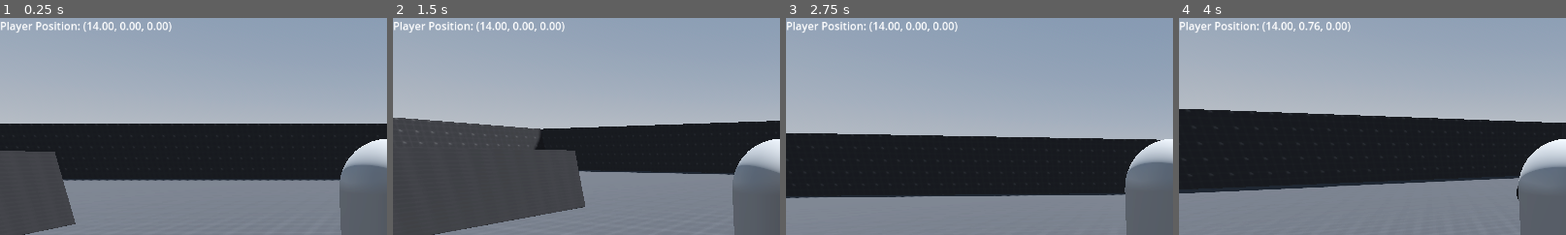
Above: before the commit, frames 1-4 (left to right).
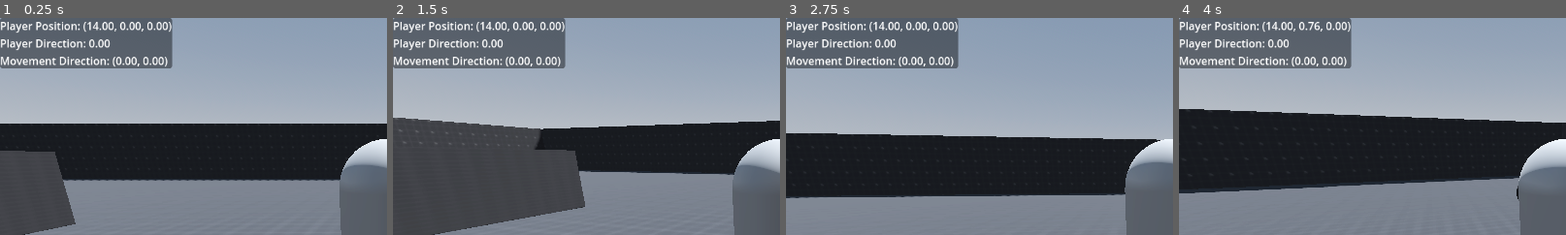
Above: after the commit, the same moments.

Repository: Zokerus/3D-ARPG
Game: Godot game, scene res://main.tscn
Two runs of this game, one before a commit and one after it. Both use one fixed random seed, a clock stepped at 60 frames per second and the inputs below.
Inputs (mouse positions are % of the whole screen's width and height, from its top left):
- Up to frame 1 (0.25 s): no input
- Up to frame 2 (1.5 s): tap Enter (ui_accept) at 0.5, 0.77 s; move the mouse to (55, 50) at 0.52 s; hold Up (ui_up) from 0.53 s (still down); move the mouse to (45, 50) at 1.27 s
- Up to frame 3 (2.75 s): keep holding Up (ui_up); tap Enter (ui_accept) at 1.52 s; move the mouse to (52, 48) at 2.02 s
- Up to frame 4 (4 s): keep holding Up (ui_up); tap Enter (ui_accept) at 2.75, 3.02, 3.77 s; move the mouse to (49, 52) at 2.77 s; move the mouse to (57, 51) at 3.52 s
The pictures show only the part of the screen within x 0-50%, y 0-50%; the shares and areas given below are measured in that part.

The runs differ from the first frame. In frame 1, 9.7% of the frame differs, in the area x 0-45%, y 0-24%; in frame 2, 9.7%; in frame 3, 9.7%; in frame 4, 9.7%.

Commit message:
fixed bug with player rotation ascillation

Diff:
--- a/Character/Player/player.gd
+++ b/Character/Player/player.gd
@@ -18,10 +18,6 @@
 	if Input.is_action_just_pressed("ui_accept") and is_on_floor():
 		velocity.y = JUMP_VELOCITY
 
-	# Get the input direction and handle the movement/deceleration.
-	# As good practice, you should replace UI actions with custom gameplay actions.
-	#var input_dir := Input.get_vector("ui_left", "ui_right", "ui_up", "ui_down")
-	#var direction := (transform.basis * Vector3(input_dir.x, 0, input_dir.y)).normalized()
 	CalculateMovement(delta)
 	if movementDirection != Vector3.ZERO:
 		velocity.x = movementDirection.x * SPEED
@@ -36,7 +32,7 @@
 
 func CalculateMovement(delta: float):
 	var input_dir: Vector2 = Input.get_vector("Left", "Right", "Forward", "Backward")
-	movementDirection = mainCamera.transform.basis * Vector3(input_dir.x, 0, input_dir.y).normalized()
+	movementDirection = (mainCamera.transform.basis * Vector3(input_dir.x, 0, input_dir.y)).normalized()
 	if movementDirection != Vector3.ZERO:
-		var rotation_Angle: float = -transform.basis.z.signed_angle_to(movementDirection, Vector3.UP)
-		self.rotate_y(sign(rotation_Angle) * minf(CHARACTER_ROTATION_RATE * delta, absf(rotation_Angle)))
+		#var rotation_Angle: float = -transform.basis.z.signed_angle_to(movementDirection, Vector3.UP)
+		self.rotation.y = lerp_angle(self.rotation.y, atan2(-movementDirection.x, -movementDirection.z), CHARACTER_ROTATION_RATE * delta)
--- a/UI/Debug/debug_ui.gd
+++ b/UI/Debug/debug_ui.gd
@@ -8,4 +8,6 @@
 # Called every frame. 'delta' is the elapsed time since the previous frame.
 func _process(delta: float) -> void:
 	var player_position: Vector3 = player.global_position
-	label.text = "Player Position: (%.2f, %.2f, %.2f)" % [player_position.x, player_position.y, player_position.z]
+	label.text = "Player Position: (%.2f, %.2f, %.2f)\n" % [player_position.x, player_position.y, player_position.z]
+	label.text += "Player Direction: %.2f\n" % [player.rotation_degrees.y]
+	label.text += "Movement Direction: (%.2f, %.2f)\n" % [player.movementDirection.x, player.movementDirection.z]
--- a/UI/Debug/debug_ui.tscn
+++ b/UI/Debug/debug_ui.tscn
@@ -1,6 +1,13 @@
-[gd_scene load_steps=2 format=3 uid="uid://dnyixu56h1p84"]
+[gd_scene load_steps=3 format=3 uid="uid://dnyixu56h1p84"]
 
 [ext_resource type="Script" path="res://UI/Debug/debug_ui.gd" id="1_3b8v4"]
+
+[sub_resource type="StyleBoxFlat" id="StyleBoxFlat_5hsfl"]
+bg_color = Color(0, 0, 0, 0.423529)
+corner_radius_top_left = 4
+corner_radius_top_right = 4
+corner_radius_bottom_right = 4
+corner_radius_bottom_left = 4
 
 [node name="Debug UI" type="Control"]
 layout_mode = 3
@@ -16,4 +23,5 @@
 layout_mode = 0
 offset_right = 40.0
 offset_bottom = 23.0
+theme_override_styles/normal = SubResource("StyleBoxFlat_5hsfl")
 text = "Player Position:"
